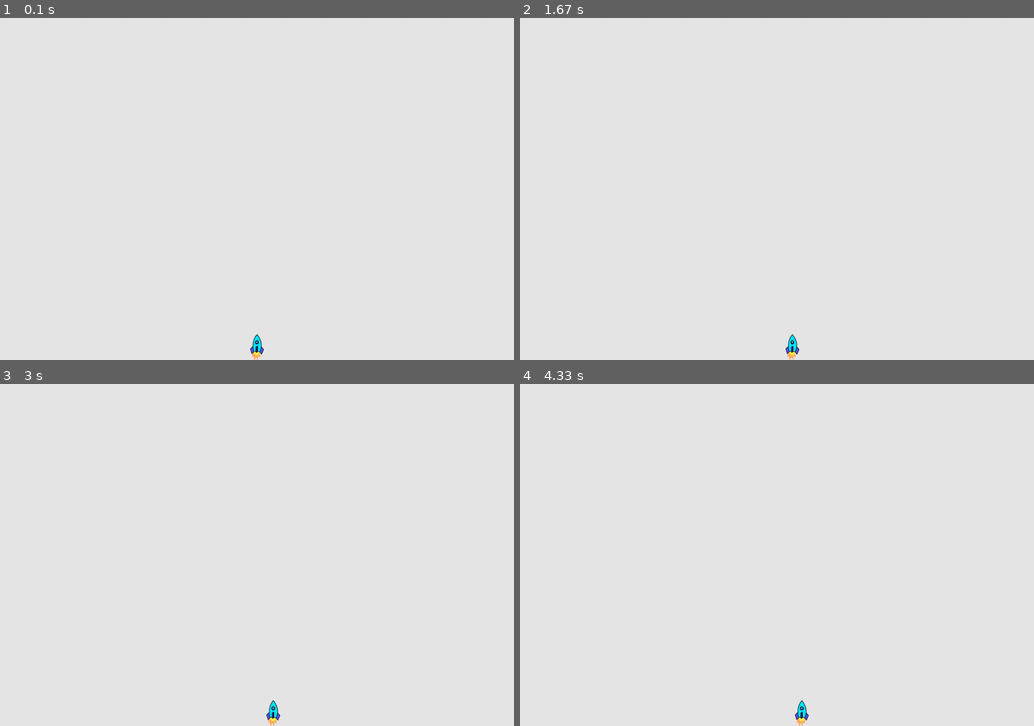
Above: before the commit, frames 1-4 (two rows, left to right).
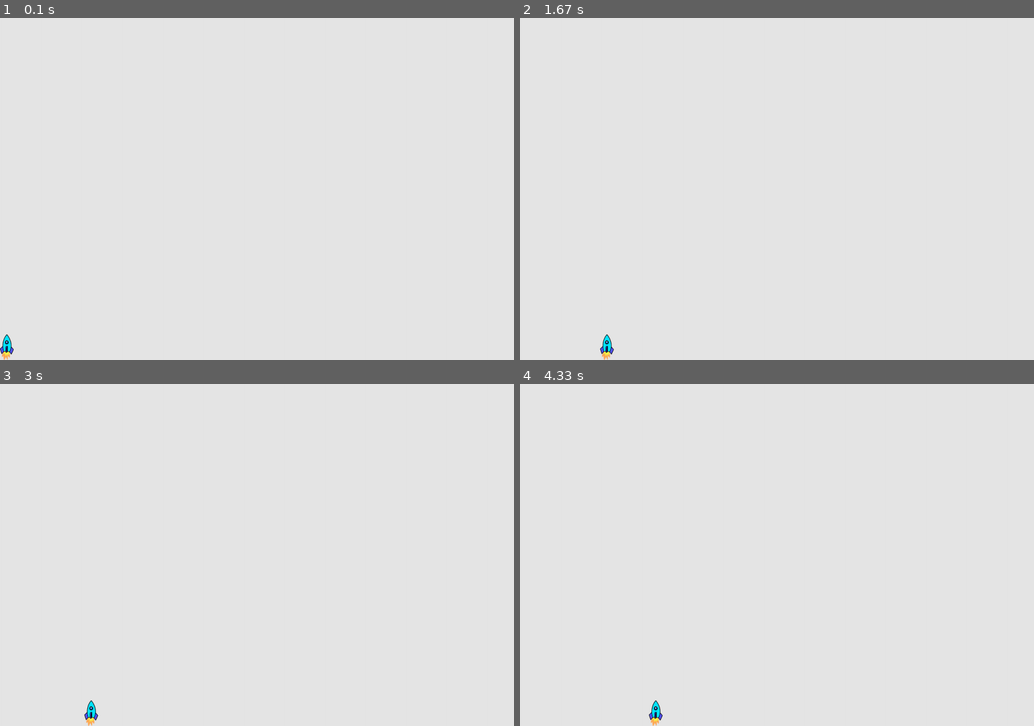
Above: after the commit, the same moments.

Repository: ArtemChemist/PyGame_Test
Game: pygame game, started from alien_invasion.py
Two runs of this game, one before a commit and one after it. Both use one fixed random seed, a clock stepped at 60 frames per second and the inputs below.
Inputs:
- Up to frame 1 (0.1 s): no input
- Up to frame 2 (1.67 s): hold Right 0.33-0.8 s; hold Right 0.83-1.3 s; hold Left from 1.33 s (still down)
- Up to frame 3 (3 s): release Left at 1.87 s; hold Left 1.9-2.3 s; hold Right 2.33-2.97 s
- Up to frame 4 (4.33 s): hold Left 3-3.47 s; hold Right 3.5-3.97 s; hold Right from 4 s (still down)

The runs differ from the first frame. In frame 1, 0.2% of the frame differs, in the area x 0-52%, y 92-100%; in frame 2, 0.2%, in the area x 15-55%, y 92-100%; in frame 3, 0.2%; in frame 4, 0.2%.

Commit message:
VS Code set up, ship speed and position limits

Diff:
--- a/alien_invasion.py
+++ b/alien_invasion.py
@@ -4,6 +4,14 @@
 import game_functions as gf
 
 def run_game():
+    """
+    Main game function
+
+    Returns
+    -------
+    None.
+
+    """
     #Init game, create screen object
     pygame.init()
     ai_set = Settings()
@@ -11,11 +19,10 @@
     screen = pygame.display.set_mode(ai_set.scrn_size)
 
     #Make a ship
-    ship = Ship(screen)
+    ship = Ship(screen, ai_set)
 
     #Start the main loop
     while True:
-
         #Listen to keyboard/mouse events
         gf.check_events(ship)
         #Update ship position on te screen
@@ -23,5 +30,4 @@
         #Update screen every turn of the main cycle
         gf.update_screen(ai_set, screen, ship)
 
-
 run_game()
--- a/game_functions.py
+++ b/game_functions.py
@@ -3,32 +3,44 @@
 
 def check_events(ship):
     """
-    Respond to keyboard and mous
-
+    Respond to keyboard and mouse
     Returns
     -------
     None.
-
     """
-
     # Scroll through all events that wee risen
     for event in pygame.event.get():
         if event.type == pygame.QUIT: #Quit if user asked to
             sys.exit()
+        elif event.type == pygame.KEYDOWN:
+            handle_key_down(event, ship)
+        elif event.type == pygame.KEYUP:
+            handle_key_up(event, ship)
 
-        elif event.type == pygame.KEYDOWN:
-            if event.key == pygame.K_RIGHT: #Go right
-                ship.moving_r = True
-            if event.key == pygame.K_LEFT:  #Go left
-                ship.moving_l = True
+def handle_key_down(event_to_handle,ship):
 
-        elif event.type == pygame.KEYUP:
-            if event.key == pygame.K_RIGHT: #Go right
-                ship.moving_r = False
-            if event.key == pygame.K_LEFT:  #Go left
-                ship.moving_l = False
+    """
+    Respond to keypresses
+    Returns
+    -------
+    None.
+    """
+    if event_to_handle.key == pygame.K_RIGHT: #Go right
+        ship.moving_r = True
+    if event_to_handle.key == pygame.K_LEFT:  #Go left
+        ship.moving_l = True
 
-
+def handle_key_up(event_to_handle,ship):
+    """
+    Respond to key releases
+    Returns
+    -------
+    None.
+    """
+    if event_to_handle.key == pygame.K_RIGHT: #Go right
+        ship.moving_r = False
+    if event_to_handle.key == pygame.K_LEFT:  #Go left
+        ship.moving_l = False
 
 def update_screen(ai_set, screen, ship):
     """
--- a/settings.py
+++ b/settings.py
@@ -1,10 +1,8 @@
 class Settings():
-    """
-    Stores all params for Alien Invasion
-    """
 
     def __init__(self):
         self.scrn_width = 1200 # Main screen witdth
         self.scrn_hight = 800 # # Main screen height
         self.bcgr_color = (230,230,230) # Main screen witdth
         self.scrn_size = (self.scrn_width, self.scrn_hight)
+        self.ship_speed_factor = 5.2
--- a/ship.py
+++ b/ship.py
@@ -1,7 +1,7 @@
 import pygame
 
 class Ship():
-    def __init__(self, screen):
+    def __init__(self, screen,ai_set):
 
         #Load the image and get its rectangle
         self.screen = screen
@@ -10,6 +10,8 @@
         self.screen_rect = self.screen.get_rect()
         self.moving_r = False
         self.moving_l = False
+        self.set = ai_set
+        self.center = float(self.rect.centerx)
 
         # Start the new ship at the bottom center of the screen
         self.rect.centerx = self.screen_rect.centerx
@@ -19,7 +21,8 @@
         self.screen.blit(self.image, self.rect)
 
     def update(self):
-        if self.moving_r:
-            self.rect.centerx+=1
-        if self.moving_l:
-            self.rect.centerx-=1
+        if self.moving_r and (self.center<self.screen_rect.right):
+            self.center+=self.set.ship_speed_factor
+        if self.moving_l and (self.center>self.screen_rect.left):
+            self.center-=self.set.ship_speed_factor
+        self.rect.centerx = int(self.center)
